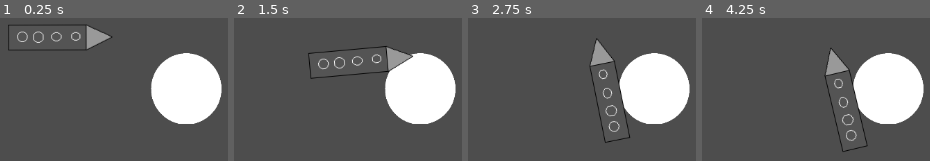
Above: before the commit, frames 1-4 (left to right).
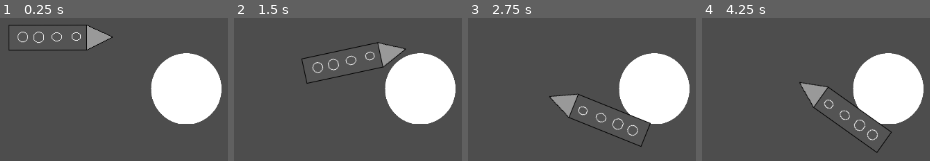
Above: after the commit, the same moments.

Repository: k3mystra/godot-gals-baby
Game: Godot game, scene res://main.tscn
Same seed, same stepped clock (60 frames per second), same inputs: the game is played once before the commit and once after it.
Inputs:
- Up to frame 1 (0.25 s): no input
- Up to frame 2 (1.5 s): no input
- Up to frame 3 (2.75 s): no input
- Up to frame 4 (4.25 s): no input

The runs differ from the first frame. In frame 1, 0.6% of the frame differs, in the area x 7-50%, y 4-23%; in frame 2, 3.3%; in frame 3, 4.3%; in frame 4, 4.4%, in the area x 42-84%, y 20-95%.

Commit message:
feat: Value adjustments

Diff:
--- a/planets/planet.gd
+++ b/planets/planet.gd
@@ -3,15 +3,15 @@
 @export var rocket_group: String = "rocket"
 @onready var rockets: Array[Node] = get_tree().get_nodes_in_group(rocket_group)
 
-@export var mass: float = 1000
-@export var gravity_constant: float = 9999
+@export var mass: float = 10
+@export var gravity_constant: float = 9
 
 func _physics_process(_delta: float) -> void:
 	for rocket in rockets:
 		var vec_to_rocket = position - rocket.position
 		print(vec_to_rocket)
-		# Gravity equation
-		var force_amount = (gravity_constant * rocket.mass * mass) / vec_to_rocket.length_squared()
+		# Gravity equation, with distance scaling
+		var force_amount = (gravity_constant * rocket.mass * mass) / vec_to_rocket.length_squared() * 100
 		print(force_amount)
 		var force = vec_to_rocket.normalized() * force_amount
 
--- a/planets/planet.tscn
+++ b/planets/planet.tscn
@@ -23,7 +23,7 @@
 [node name="Planet" type="StaticBody2D" unique_id=730577519]
 physics_material_override = SubResource("PhysicsMaterial_0coog")
 script = ExtResource("1_0coog")
-gravity_constant = 4000.0
+gravity_constant = 5000.0
 
 [node name="AnimatedSprite2D" type="AnimatedSprite2D" parent="." unique_id=2046128297]
 sprite_frames = SubResource("SpriteFrames_xgwrp")
